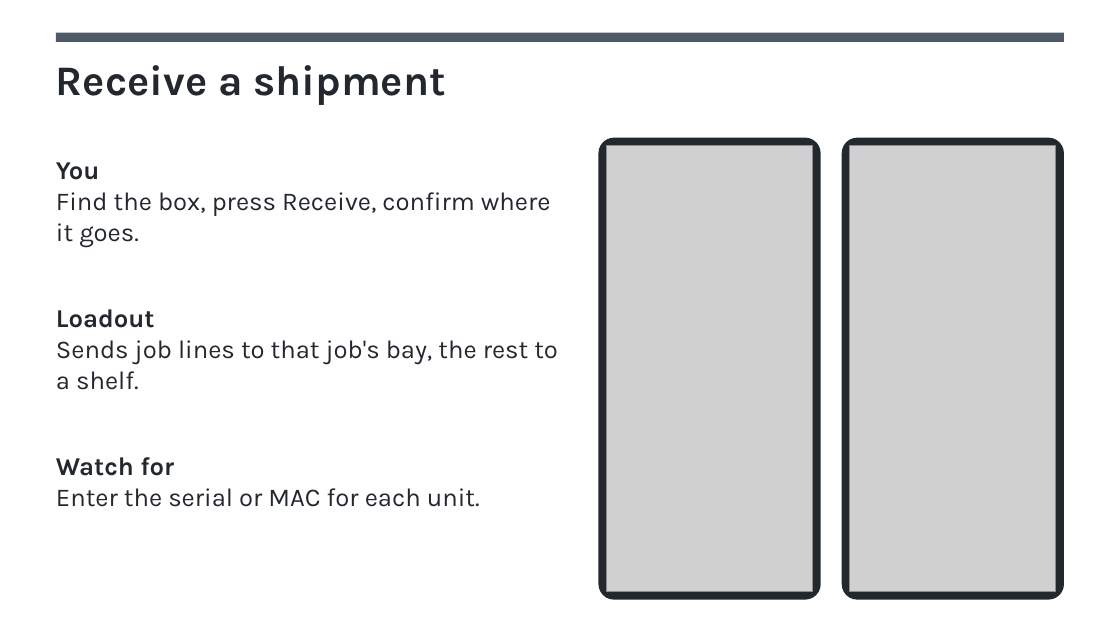
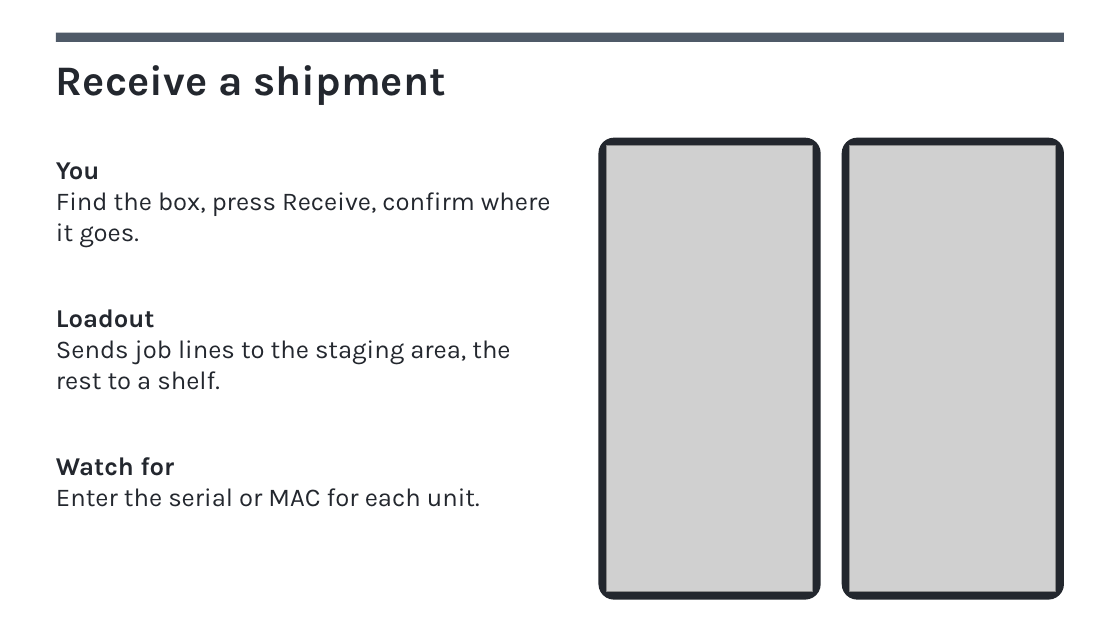
Before and after one commit to frank-umbrella/dev, a slide deck: slide 12 of loadout/training/Loadout-how-it-works.pptx (slide 11 before the commit). Drawn at 1120x630 pixels with LibreOffice and Linux fonts; fonts in the diff are those of the drawing; grey boxes stand for pictures. Boxes give left, top, right and bottom in pixels: in the first picture for what was removed or moved away, otherwise in the second. Text is boxed around its words. In the diff, an @@ line names an element or a change of style, - is before the commit and + after.

```diff
--- a/loadout/training/Loadout-how-it-works.pptx
+++ b/loadout/training/Loadout-how-it-works.pptx
@@ text at bbox=[56, 340, 510, 390]: text changed @@
-Sends job lines to that job's bay, the rest to a shelf.
+Sends job lines to the staging area, the rest to a shelf.
```
Also in this commit, not shown: 7 other slides changed, 1 slide added, 40 other files.
